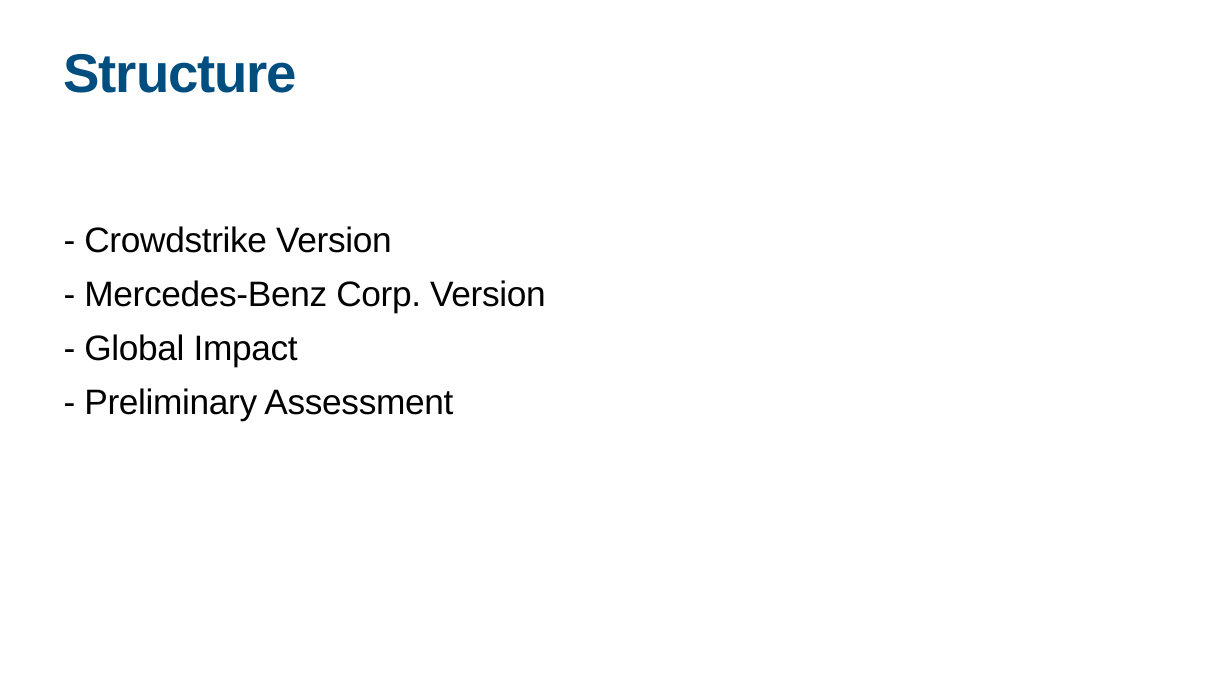
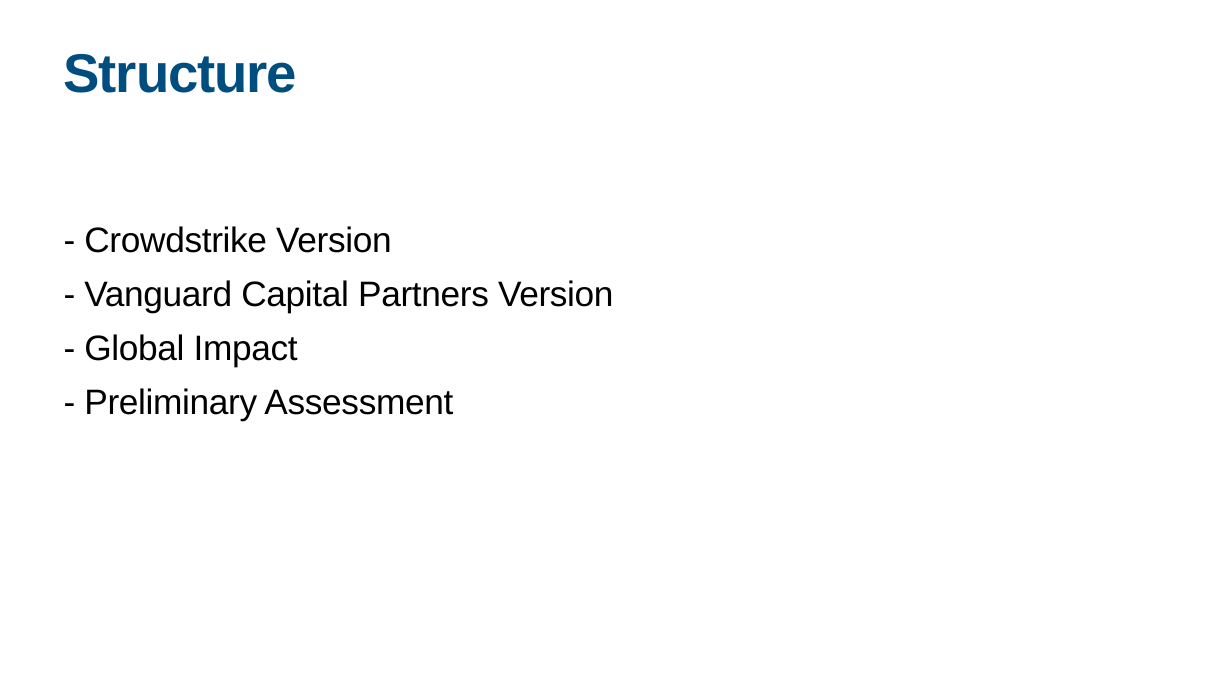
Before and after one commit to Swarnim1812/REDACT-TOOL, a slide deck: slide 2 of backend/outputs2/redacted_Crowdstrike_Prelim_Assessment_new.pptx. Drawn at 1232x693 pixels with LibreOffice and Linux fonts; fonts in the diff are those of the drawing. Boxes give left, top, right and bottom in pixels: in the first picture for what was removed or moved away, otherwise in the second. Text is boxed around its words. In the diff, an @@ line names an element or a change of style, - is before the commit and + after.

```diff
--- a/backend/outputs2/redacted_Crowdstrike_Prelim_Assessment_new.pptx
+++ b/backend/outputs2/redacted_Crowdstrike_Prelim_Assessment_new.pptx
@@ text at box(84, 280, 614, 312): text changed @@
-- Mercedes-Benz Corp. Version
+- Vanguard Capital Partners Version
```
Also in this commit, not shown: 10 other slides changed, 1 slide added, 1 slide removed, 15 other files.
